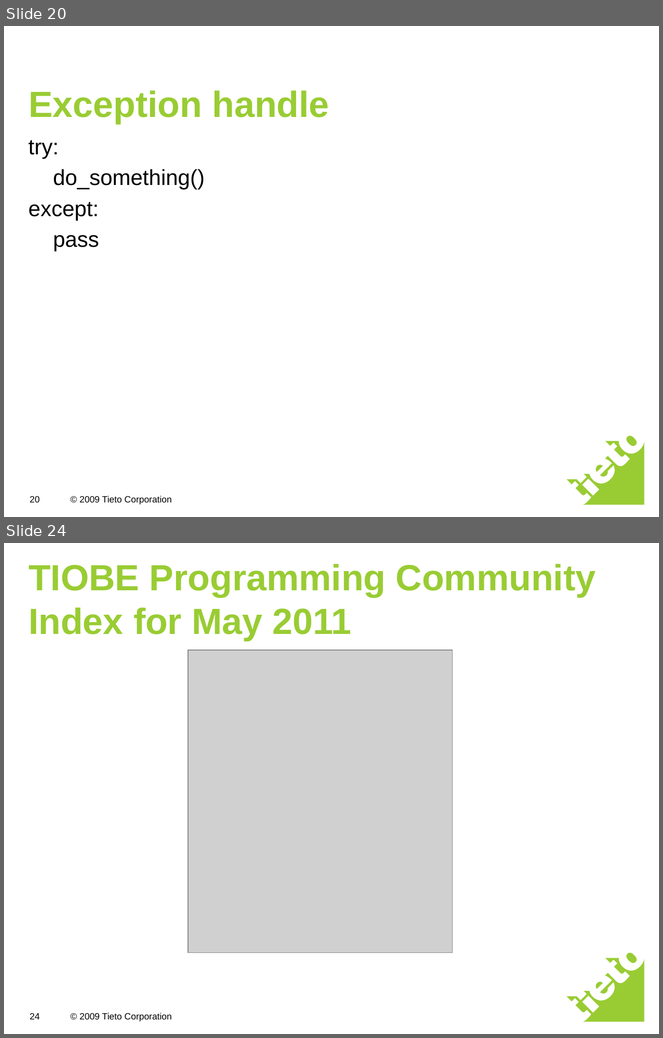
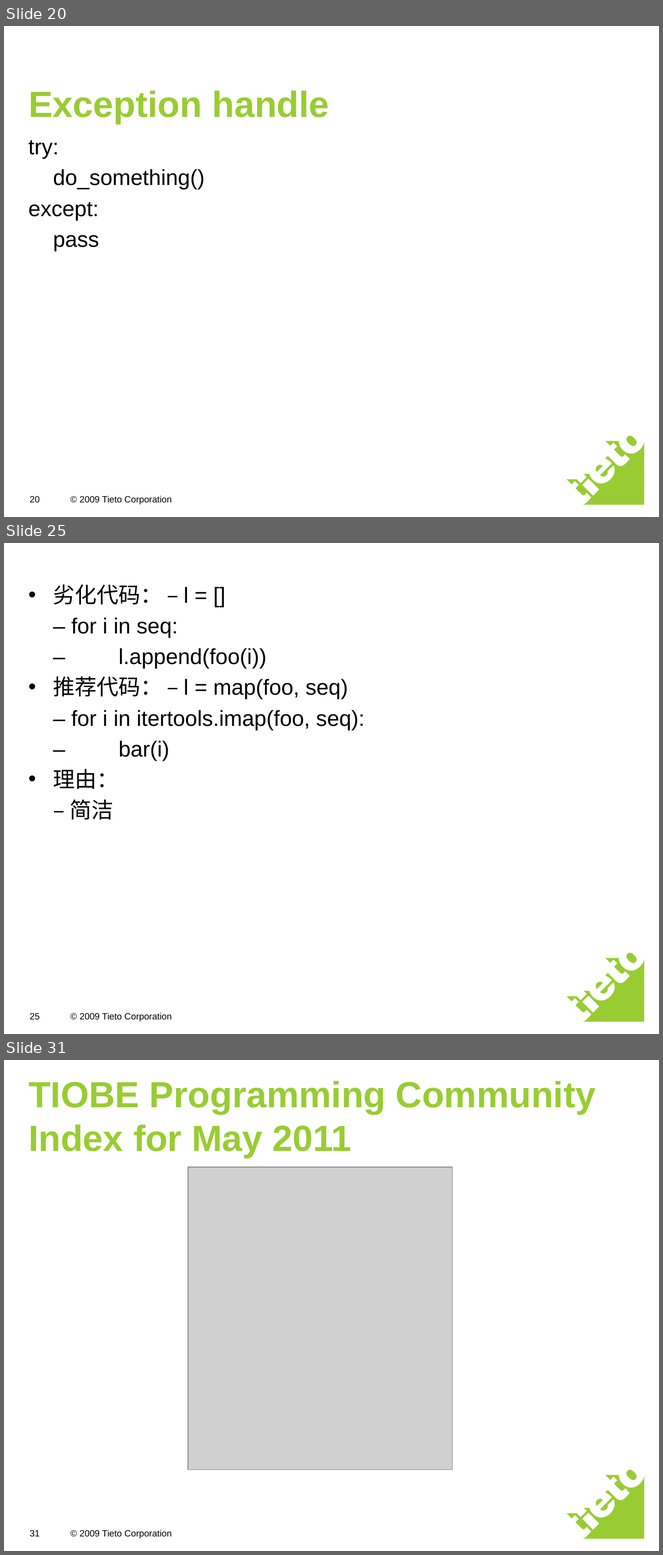
Before and after one commit to freebendy/python, a slide deck: python introduction.ppt. Shown one above the other, each under a label of ours: slides 20 and 24 before the commit, slides 20, 25 and 31 after it; the slides between them are not shown. The pictures are 663x1038 and 663x1555 pixels, drawn with LibreOffice and Linux fonts; fonts in the diff are those of the drawing; grey boxes stand for pictures. Boxes give left, top, right and bottom in pixels: in the first picture for what was removed or moved away, otherwise in the second. Text is boxed around its words. In the diff, an @@ line names an element or a change of style, - is before the commit and + after.

```diff
--- a/python introduction.ppt
+++ b/python introduction.ppt
@@ slide 25 added at <box>4,543,659,1034</box>, background #FFFFFF; not listed: 2 template elements that a slide beside it also shows @@
@@ text added at <box>53,584,364,820</box>, 24 pt, text #000000 @@
+• 劣化代码： – l = []
+– for i in seq:
+– l.append(foo(i))
+• 推荐代码： – l = map(foo, seq)
+– for i in itertools.imap(foo, seq):
+– bar(i)
+• 理由：
+– 简洁
@@ page number added at <box>29,1013,39,1020</box>, 10 pt, text #000000 @@
+25
@@ what was slide 24 is now slide 31 @@
@@ page number at <box>29,1531,39,1537</box>: text changed @@
-24
+31
```
Also in this commit, not shown: 2 slides changed, 8 other slides added, 2 slides removed, 8 other files.
